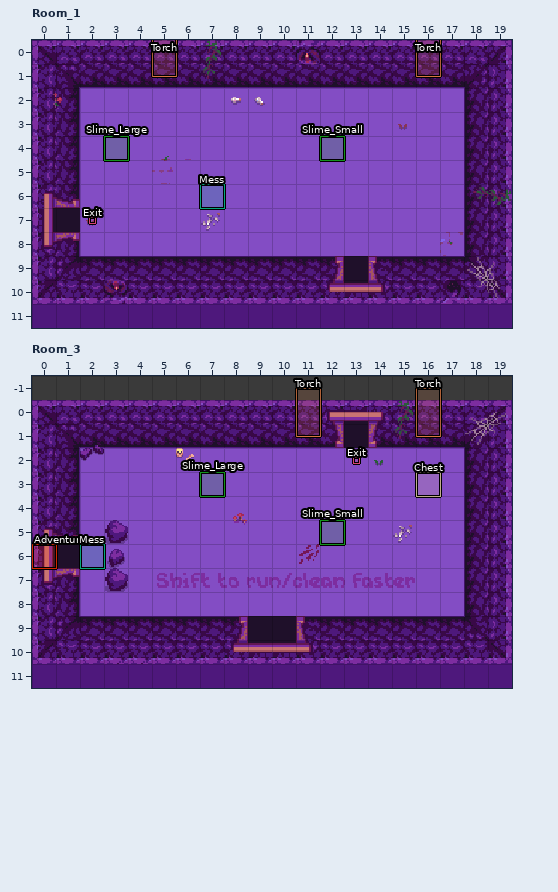
LDtk project: media/levels/rooms.ldtk. Above, as it was before the edit.
Cells are 16x16 px. Shown: Room_1 x 0..19, y 0..11; Room_3 x 0..19, y -1..11. The commit also changed other parts of the map, which this record leaves out.
The same view after the edit:
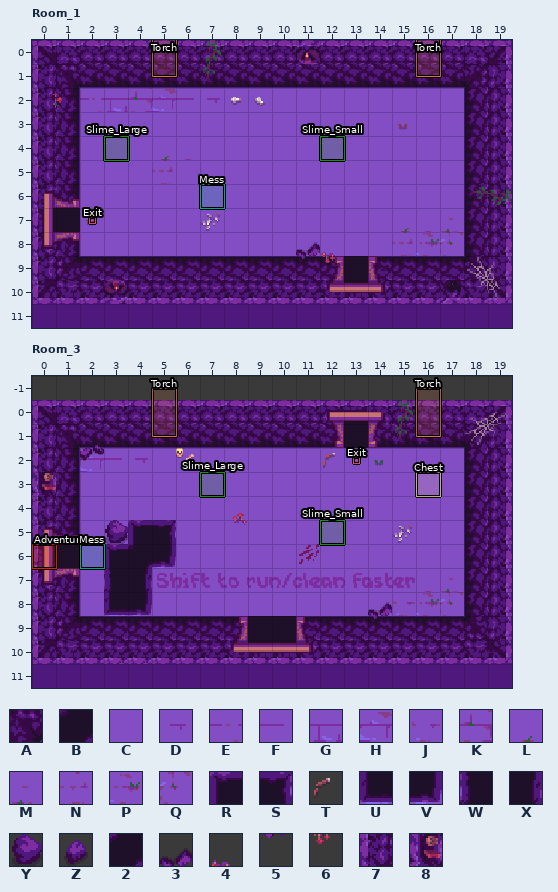
Key: from "IntGrid": A 4 "wall", B 6 "hole"; from "WorldMap": C 35, D 67, E 68, F 69, G 75, H 77, J 80, K 83, L 138, M 140, N 170, P 171, Q 172, R 299, S 300, T 313, U 331, V 332, W 365, X 398, Y 405, Z 406, 2 427, 3 501, 4 503, 5 533, 6 535, 7 644, 8 965.
_ is an empty cell.
Objects are placed by their top-left corner, in cells (3,4 is the top-left corner of cell 3,4); size is 1x1 cell unless given.
Diff:
Layer "Decoration", Room_1:
The edit adds tile 3 in row 8 at x 11.
The edit adds tile 4 in row 8 at x 12.
The edit adds tile 5 in row 9 at x 11.
The edit adds tile 6 in row 9 at x 12.
The edit adds tile D in row 2 at x 7.
The edit adds tile E in row 2 at x 2.
The edit adds tile F in row 2 at x 6.
The edit adds tile G in row 2 at x 3.
The edit adds tile H in row 2 at x 5.
The edit adds tile K in row 2 at x 4.
The edit adds tile L in row 7 at x 15.
The edit adds tile M in row 7 at x 17.
The edit adds tile N in row 8 at x 15.
The edit adds tile P in row 8 at x 16.
Layer "IntGrid", Room_3:
Tile A gives way to tile B in rows 6 to 7 at x 3.
The edit adds tile B in rows 5 to 6 at x 4 to 5; in row 7 at x 4; in row 8 at x 3 to 4.
Layer "Tiles", Room_3:
Tile C gives way to tile 2 in row 6 at x 4.
Tile 7 gives way to tile 8 in row 3 at x 0.
Tile C gives way to tile D in row 2 at x 4.
Tile C gives way to tile F in row 2 at x 3.
Tile C gives way to tile H in row 2 at x 2.
Tile C gives way to tile J in row 8 at x 15.
Tile C gives way to tile M in row 7 at x 17.
Tile C gives way to tile P in row 8 at x 16.
Tile C gives way to tile Q in row 8 at x 17.
Tile C gives way to tile R in row 5 at x 4; in row 6 at x 3.
Tile C gives way to tile S in row 5 at x 5.
Tile C gives way to tile U in row 8 at x 3.
Tile C gives way to tile V in row 6 at x 5; in row 8 at x 4.
Tile C gives way to tile W in row 7 at x 3.
Tile C gives way to tile X in row 7 at x 4.
Layer "Decoration", Room_3:
The edit adds tile 3 in row 8 at x 14.
The edit adds tile 5 in row 9 at x 14.
The edit adds tile T in row 2 at x 12.
The author cleared tile Y in row 7 at x 3.
The author cleared tile Z in row 6 at x 3.
Layer "Entities", Room_3:
Object "Torch" rectangle at 11,-0.5 size 1x2 becomes "Torch" rectangle at 5,-0.5 size 1x2.
